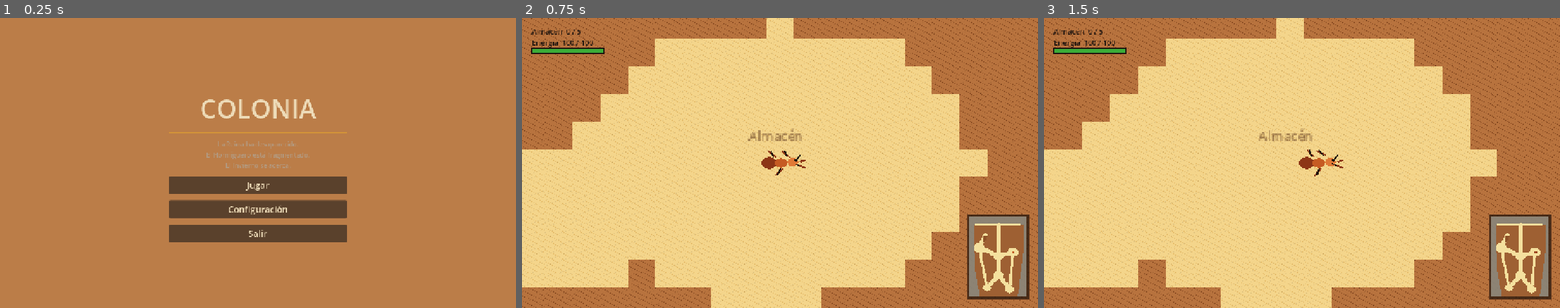
Above: before the commit, frames 1-3 (left to right).
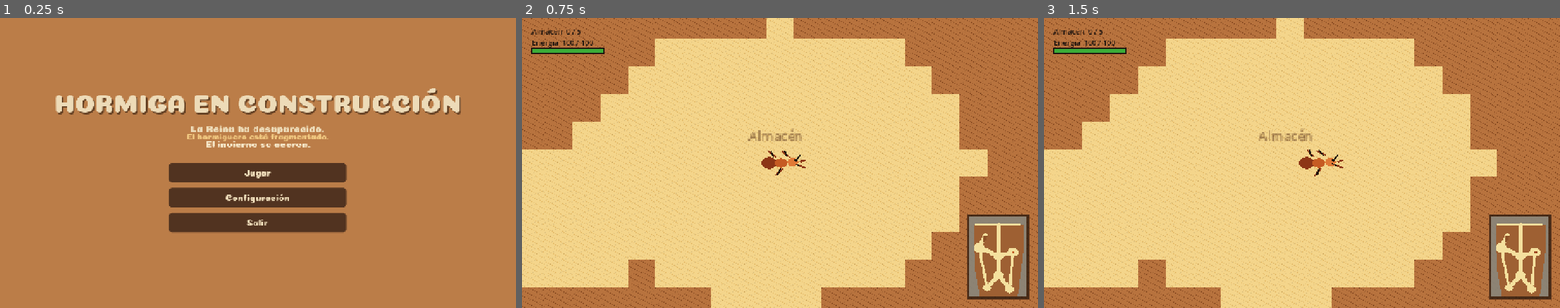
Above: after the commit, the same moments.

Repository: The-glitch-girls/an-ant-game
Game: Godot game, scene res://src/menu/menu.tscn
The game is run twice, just before and just after one commit, with the same random seed, the same clock (stepped at 60 frames per second) and the same inputs.
Inputs:
- Up to frame 1 (0.25 s): no input
- Up to frame 2 (0.75 s): click "Jugar" at 0.5 s
- Up to frame 3 (1.5 s): tap Enter at 1.25 s; hold D (mover_derecha) from 1.28 s (still down); hold Shift (correr) from 1.28 s (still down)

The runs differ from the first frame. In frame 1, 11% of the frame differs, in the area x 10-90%, y 24-78%; in frame 2, nothing differs; in frame 3, nothing differs.

Commit message:
feat: menu actualizado con fuentes

Diff:
--- a/src/menu/menu.gd
+++ b/src/menu/menu.gd
@@ -1,53 +1,118 @@
 extends Control
 
 const TIERRA := Color(0.725, 0.478, 0.275)
+const TIERRA_CLARA := Color(0.78, 0.55, 0.32, 0.18)
 const AMBAR := Color(0.83, 0.58, 0.22)
 const HUESO := Color(0.93, 0.86, 0.72)
+const MARRON := Color(0.25, 0.16, 0.10)
 
+const FUENTE_COINY = preload("res://fonts/Coiny-Regular.ttf")
 
 func _ready() -> void:
 	_armar()
-
+	_crear_hormigas()
 
 func _armar() -> void:
+	# --------------------------------------------------
+	# FONDO
+	# --------------------------------------------------
 	var fondo := ColorRect.new()
 	fondo.color = TIERRA
 	fondo.set_anchors_preset(Control.PRESET_FULL_RECT)
+	fondo.mouse_filter = Control.MOUSE_FILTER_IGNORE
 	add_child(fondo)
 
 	var frio := ColorRect.new()
-	frio.color = Color(0.78, 0.55, 0.32, 0.18)
+	frio.color = TIERRA_CLARA
+	#frio.color = Color(0.78, 0.55, 0.32, 0.18)
 	frio.set_anchors_preset(Control.PRESET_FULL_RECT)
+	frio.mouse_filter = Control.MOUSE_FILTER_IGNORE
 	add_child(frio)
 
+	# --------------------------------------------------
+	# CONTENIDO
+	# --------------------------------------------------
+	var centrador := CenterContainer.new()
+	centrador.set_anchors_and_offsets_preset(Control.PRESET_FULL_RECT)
+	add_child(centrador)
+
 	var caja := VBoxContainer.new()
-	caja.set_anchors_preset(Control.PRESET_CENTER)
-	caja.offset_left = -220
-	caja.offset_right = 220
-	caja.offset_top = -180
-	caja.offset_bottom = 220
-	caja.add_theme_constant_override("separation", 16)
+	caja.custom_minimum_size = Vector2(1000, 0)
+	caja.add_theme_constant_override("separation", 14)
+	centrador.add_child(caja)
+
+	# Caja amplia para que el título pueda respirar
+	caja.position = Vector2(190, 190)
+	caja.size = Vector2(900, 400)
+	caja.add_theme_constant_override("separation", 14)
 	add_child(caja)
 
+	# --------------------------------------------------
+	# TITULO
+	# --------------------------------------------------
 	var titulo := Label.new()
-	titulo.text = "COLONIA"
+	titulo.text = "HORMIGA EN CONSTRUCCIÓN"
 	titulo.horizontal_alignment = HORIZONTAL_ALIGNMENT_CENTER
+	titulo.add_theme_font_override("font", FUENTE_COINY)
+	titulo.add_theme_font_size_override("font_size", 64)
 	titulo.add_theme_color_override("font_color", HUESO)
-	titulo.add_theme_font_size_override("font_size", 64)
+	titulo.add_theme_color_override("font_shadow_color", Color(0.25, 0.15, 0.08, 0.45))
+	titulo.add_theme_constant_override("shadow_offset_x", 3)
+	titulo.add_theme_constant_override("shadow_offset_y", 4)
 	caja.add_child(titulo)
 
+	# --------------------------------------------------
+	# LINEA DECORATIVA
+	# --------------------------------------------------
 	var linea := ColorRect.new()
 	linea.color = AMBAR
 	linea.custom_minimum_size = Vector2(0, 2)
 	caja.add_child(linea)
 
-	var sub := Label.new()
-	sub.text = "La Reina ha desaparecido.\nEl Hormiguero está fragmentado.\nEl Invierno se acerca."
-	sub.horizontal_alignment = HORIZONTAL_ALIGNMENT_CENTER
-	sub.add_theme_color_override("font_color", Color(0.7, 0.6, 0.5))
-	sub.add_theme_font_size_override("font_size", 16)
-	caja.add_child(sub)
+	# --------------------------------------------------
+	# HISTORIA
+	# --------------------------------------------------
+	var historia := VBoxContainer.new()
+	historia.add_theme_constant_override("separation", 2)
+	caja.add_child(historia)
 
+	# La Reina
+	var reina := Label.new()
+	reina.text = "La Reina ha desaparecido."
+	reina.horizontal_alignment = HORIZONTAL_ALIGNMENT_CENTER
+	reina.add_theme_font_override("font", FUENTE_COINY)
+	reina.add_theme_font_size_override("font_size", 25)
+	reina.add_theme_color_override("font_color", HUESO)
+	historia.add_child(reina)
+
+	# Hormiguero
+	var hormiguero := Label.new()
+	hormiguero.text = "El hormiguero está fragmentado."
+	hormiguero.horizontal_alignment = HORIZONTAL_ALIGNMENT_CENTER
+	hormiguero.add_theme_font_override("font", FUENTE_COINY)
+	hormiguero.add_theme_font_size_override("font_size", 21)
+	hormiguero.add_theme_color_override("font_color", Color(0.94, 0.78, 0.50))
+	historia.add_child(hormiguero)
+
+	# Invierno
+	var invierno := Label.new()
+	invierno.text = "El invierno se acerca."
+	invierno.horizontal_alignment = HORIZONTAL_ALIGNMENT_CENTER
+	invierno.add_theme_font_override("font", FUENTE_COINY)
+	invierno.add_theme_font_size_override("font_size", 24)
+	invierno.add_theme_color_override("font_color", Color(0.96, 0.90, 0.78))
+	historia.add_child(invierno)
+
+	# --------------------------------------------------
+	# ESPACIO
+	# --------------------------------------------------
+	var espacio := Control.new()
+	espacio.custom_minimum_size = Vector2(0, 10)
+	caja.add_child(espacio)
+
+	# --------------------------------------------------
+	# BOTONES
+	# --------------------------------------------------
 	caja.add_child(_boton("Jugar", _on_jugar))
 	caja.add_child(_boton("Configuración", _on_config))
 	caja.add_child(_boton("Salir", _on_salir))
@@ -56,10 +121,39 @@
 func _boton(texto: String, cb: Callable) -> Button:
 	var b := Button.new()
 	b.text = texto
-	b.custom_minimum_size = Vector2(0, 44)
+	b.custom_minimum_size = Vector2(440, 48)
+	b.size_flags_horizontal = Control.SIZE_SHRINK_CENTER
+	b.add_theme_font_override("font", FUENTE_COINY)
+	b.add_theme_font_size_override("font_size", 22)
 	b.add_theme_color_override("font_color", HUESO)
-	b.add_theme_color_override("font_hover_color", AMBAR)
-	b.add_theme_font_size_override("font_size", 22)
+	b.add_theme_color_override("font_hover_color", Color.WHITE)
+	b.add_theme_color_override("font_pressed_color", AMBAR)
+
+	# Estilo normal
+	var normal := StyleBoxFlat.new()
+	normal.bg_color = Color(0.27, 0.17, 0.11, 0.90)
+	normal.corner_radius_top_left = 8
+	normal.corner_radius_top_right = 8
+	normal.corner_radius_bottom_left = 8
+	normal.corner_radius_bottom_right = 8
+
+	# Estilo hover
+	var hover := StyleBoxFlat.new()
+	hover.bg_color = Color(0.34, 0.22, 0.14, 1.0)
+	hover.corner_radius_top_left = 8
+	hover.corner_radius_top_right = 8
+	hover.corner_radius_bottom_left = 8
+	hover.corner_radius_bottom_right = 8
+	hover.border_width_left = 2
+	hover.border_width_right = 2
+	hover.border_width_top = 2
+	hover.border_width_bottom = 2
+	hover.border_color = AMBAR
+
+	b.add_theme_stylebox_override("normal", normal)
+	b.add_theme_stylebox_override("hover", hover)
+	b.add_theme_stylebox_override("pressed", hover)
+
 	b.pressed.connect(cb)
 	return b
 
@@ -67,10 +161,34 @@
 func _on_jugar() -> void:
 	Juego.ir_mundo()
 
-
 func _on_config() -> void:
 	Juego.ir_configuracion()
 
-
 func _on_salir() -> void:
 	get_tree().quit()
+
+func _crear_hormigas() -> void:
+	var hormiga := TextureRect.new()
+	#hormiga.texture = preload("res://assets/hormiga_temp.png")
+	hormiga.expand_mode = TextureRect.EXPAND_IGNORE_SIZE
+	hormiga.stretch_mode = TextureRect.STRETCH_KEEP_ASPECT_CENTERED
+	hormiga.size = Vector2(45, 45)
+	hormiga.position = Vector2(-60, 120)
+	hormiga.mouse_filter = Control.MOUSE_FILTER_IGNORE
+	add_child(hormiga)
+
+	var tween := create_tween()
+	tween.set_loops()
+	tween.tween_property(
+		hormiga,
+		"position",
+		Vector2(1360, 120),
+		12.0
+	)
+
+	tween.tween_property(
+		hormiga,
+		"position",
+		Vector2(-60, 120),
+		0.0
+	)
Binary file added: fonts/Coiny-Regular.ttf
Not shown, added: fonts/Coiny-Regular.ttf.import
Not shown, changed: .gitignore
